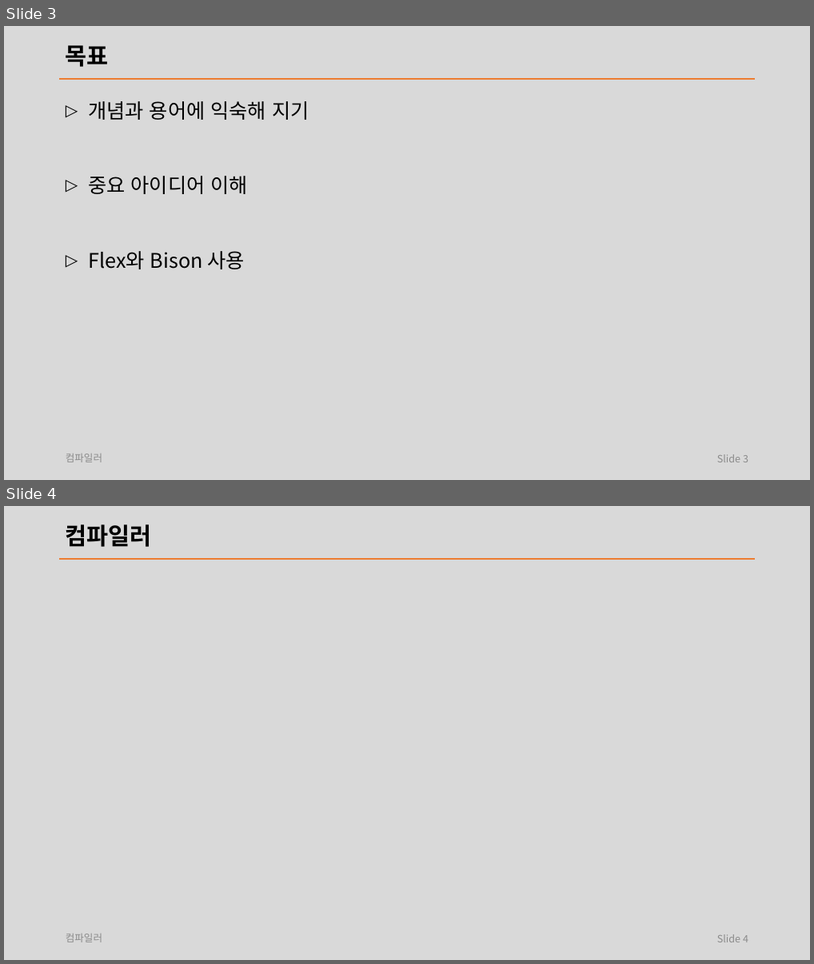
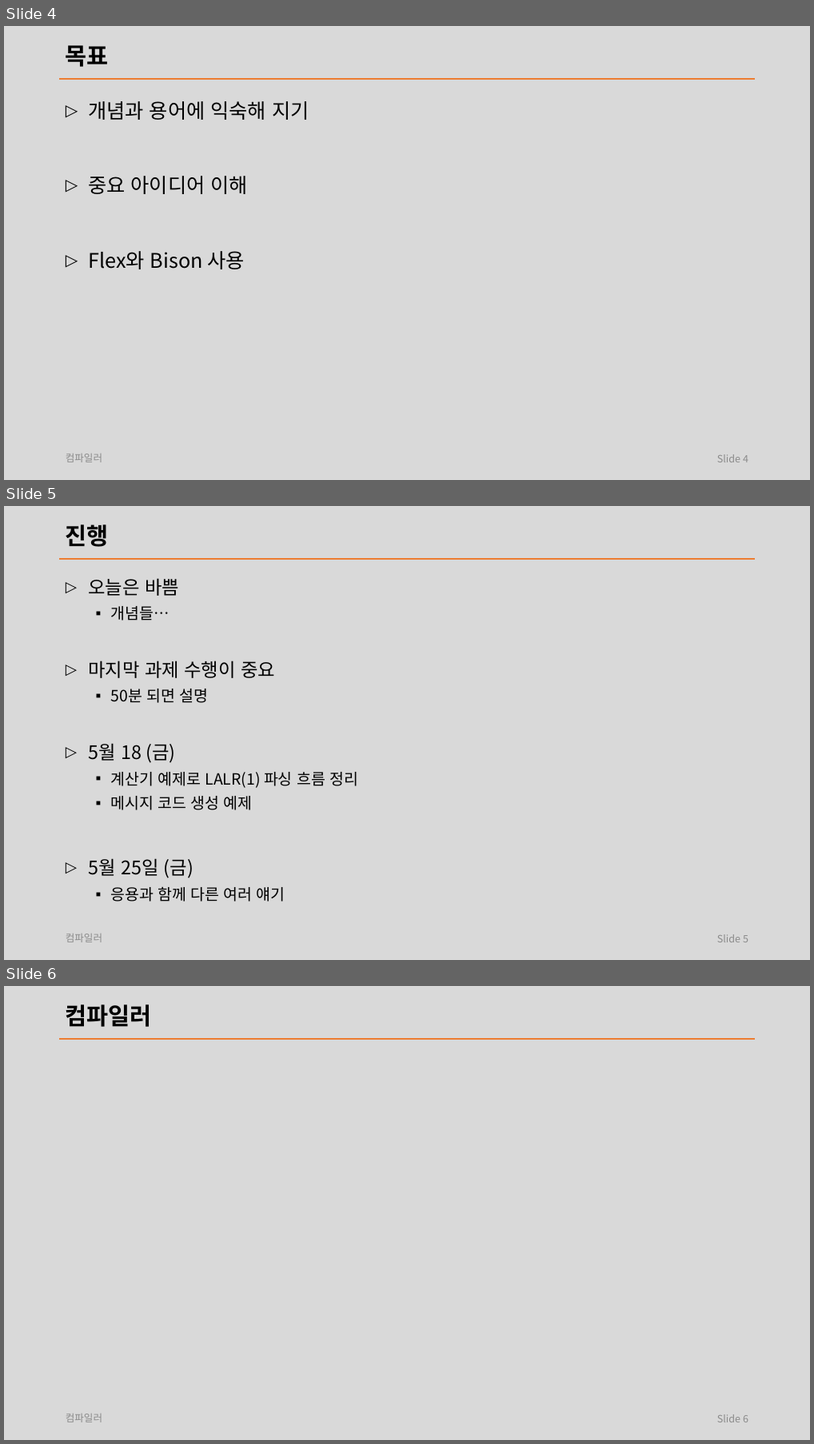
Before and after one commit to laxtools/article, a slide deck: programming/compiler/lecture/note.pptx. Shown one above the other, each under a label of ours: slides 3 and 4 before the commit, slides 4, 5 and 6 after it. The pictures are 814x964 and 814x1444 pixels, drawn with LibreOffice and Linux fonts; fonts in the diff are those of the drawing; grey boxes stand for pictures. Boxes give left, top, right and bottom in pixels: in the first picture for what was removed or moved away, otherwise in the second. Text is boxed around its words. In the diff, an @@ line names an element or a change of style, - is before the commit and + after.

Commit message:
컴파일러 세미나 노트 정리.

```diff
--- a/programming/compiler/lecture/note.pptx
+++ b/programming/compiler/lecture/note.pptx
@@ slide 5 added at [4,506,810,960], background #D9D9D9; not listed: 1 template element that a slide beside it also shows @@
@@ title added at [66,524,109,547], 28 pt, text #000000, bold @@
+진행
@@ text added at [88,578,358,901], 18.5 pt, text #000000 @@
+▷ 오늘은 바쁨
+  ▪ 개념들…
+▷ 마지막 과제 수행이 중요
+  ▪ 50분 되면 설명
+▷ 5월 18 (금)
+  ▪ 계산기 예제로 LALR(1) 파싱 흐름 정리
+  ▪ 메시지 코드 생성 예제
+▷ 5월 25일 (금)
+  ▪ 응용과 함께 다른 여러 얘기
@@ text added at [66,933,102,942], 12 pt, text #8C8C8C @@
+컴파일러
@@ page number added at [718,934,749,942], 12 pt, text #8C8C8C @@
+Slide 5
@@ what was slide 3 is now slide 4 @@
@@ page number at [718,454,749,462]: text changed @@
-Slide 3
+Slide 4
@@ what was slide 4 is now slide 6 @@
@@ page number at [718,1414,749,1422]: text changed @@
-Slide 4
+Slide 6
```
Also in this commit, not shown: 5 slides changed, 2 other slides added, 8 other files.
